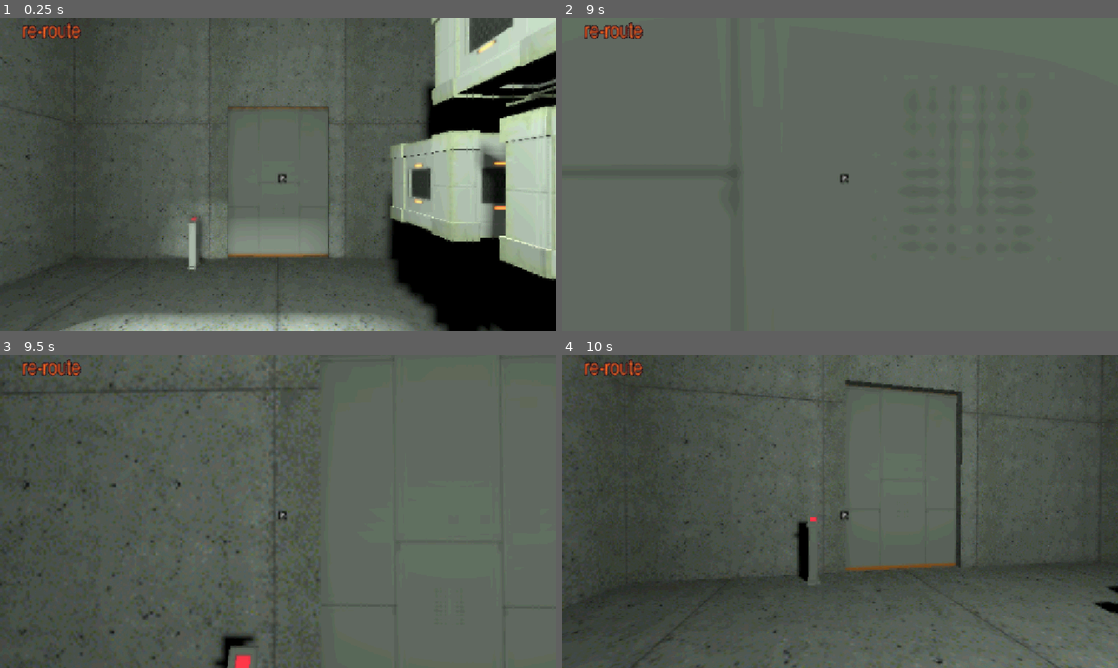
Above: before the commit, frames 1-4 (two rows, left to right).
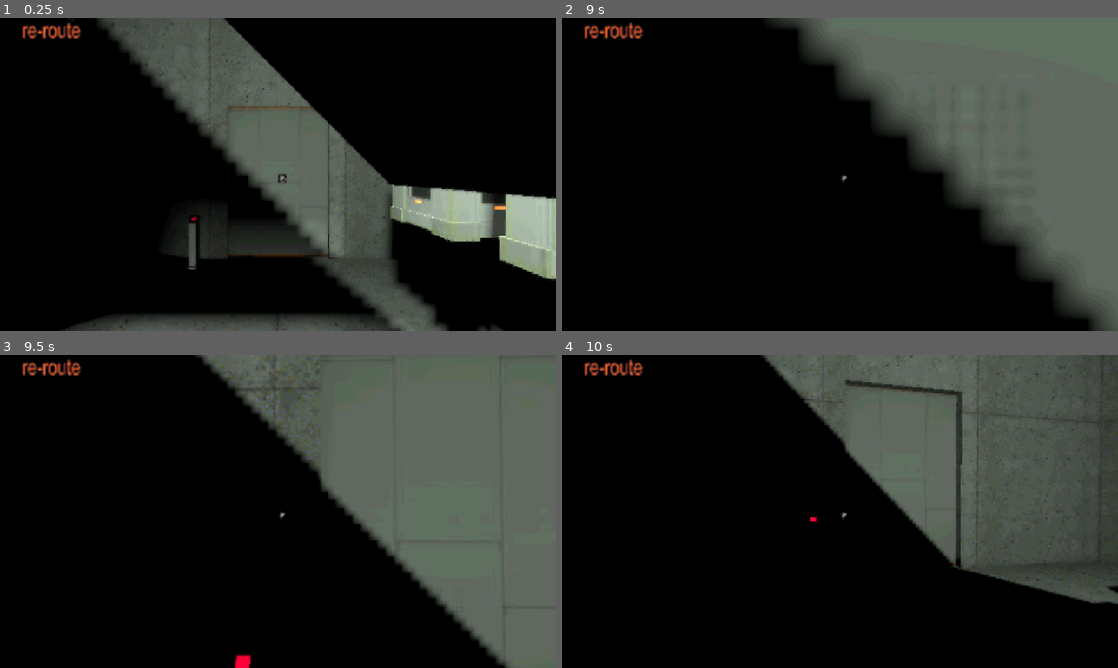
Above: after the commit, the same moments.

Repository: shagower/RE-ROUTE
Game: Godot game, scene res://main.tscn
Same seed, same stepped clock (60 frames per second), same inputs: the game is played once before the commit and once after it.
Inputs (mouse positions are in pixels of both pictures, inside the frame that each line leads up to):
- Up to frame 1 (0.25 s): no input
- Up to frame 2 (9 s): tap Enter at 0.5, 3.5, 5 s; move the mouse to (867, 174) at 0.52 s; hold W (char_up) 0.53-5.78 s; tap Ctrl (char_crouch) at 0.6, 4.35, 8.1 s; tap Space (char_jump) at 0.77, 1.52, 2, 3.02, 3.77, 4.25, 4.52, 5.75, 6.02, 6.77, 7.52 s; move the mouse to (812, 174) at 1.27 s; tap Shift (char_sprint) at 1.35, 5.1, 8.85 s; move the mouse to (851, 168) at 2.02 s; hold E (interact) 2.03-2.78 s; move the mouse to (834, 180) at 2.77 s; click (834, 180) at 2.85 s; move the mouse to (878, 177) at 3.52 s; tap I at 3.6, 7.35 s; move the mouse to (795, 171) at 4.27 s; move the mouse to (845, 174) at 5.02 s; move the mouse to (817, 168) at 5.77 s; hold D (char_right) 5.78-6.53 s; tap E (interact) at 5.85 s; move the mouse to (867, 174) at 6.52 s; press the mouse at (867, 174) at 6.53 s; hold W (char_up) 6.53-8.78 s; move the mouse to (812, 174) at 7.27 s; release the mouse at (812, 174) at 7.28 s; move the mouse to (851, 168) at 8.02 s; move the mouse to (834, 180) at 8.77 s; hold A (char_left) from 8.78 s (still down)
- Up to frame 3 (9.5 s): keep holding A (char_left); tap Space (char_jump) at 9.02 s
- Up to frame 4 (10 s): move the mouse to (878, 514) at 9.52 s; release A (char_left) at 9.53 s; hold W (char_up) from 9.53 s (still down); hold E (interact) from 9.53 s (still down); tap Space (char_jump) at 9.77 s

The runs differ from the first frame. In frame 1, 66% of the frame differs, in the area x 0-100%, y 0-100%; in frame 2, 71%; in frame 3, 63%; in frame 4, 66%.

Commit message:
picle

Diff:
--- a/Assets/Prefabs/bounce_pad.tscn
+++ b/Assets/Prefabs/bounce_pad.tscn
@@ -1,21 +1,33 @@
 [gd_scene format=3 uid="uid://ddn5psgsmgkkj"]
 
 [ext_resource type="Script" uid="uid://dcihonbt58fj3" path="res://Assets/Prefabs/Scripts/bounce_pad.gd" id="1_hqe6q"]
-
-[sub_resource type="BoxMesh" id="BoxMesh_fcrs7"]
-size = Vector3(1, 1, 0.234375)
+[ext_resource type="Material" uid="uid://tqueyobpmejo" path="res://Assets/Materials/bouncepad.tres" id="2_bs1ti"]
+[ext_resource type="Script" uid="uid://botrwft07418o" path="res://rotatepart.gd" id="3_ptibe"]
+[ext_resource type="Material" uid="uid://dw0e8qcxbm2ot" path="res://Assets/Materials/concrete_wall.tres" id="4_hjih1"]
 
 [sub_resource type="BoxShape3D" id="BoxShape3D_oi4gx"]
-size = Vector3(1, 1, 0.24572754)
+size = Vector3(2.634491, 3.2416687, 0.24572754)
+
+[sub_resource type="BoxMesh" id="BoxMesh_uf1ln"]
+
+[sub_resource type="BoxMesh" id="BoxMesh_rufcw"]
+size = Vector3(1, 1.5375977, 2.8935547)
 
 [node name="BouncePad" type="Area3D" unique_id=1966357903 groups=["BouncePad"]]
-transform = Transform3D(1, 0, 0, 0, 0.70710677, -0.70710677, 0, 0.70710677, 0.70710677, 0, 0, 0)
+transform = Transform3D(1, 0, 0, 0, 0.99999994, 0, 0, 0, 0.99999994, 0, 0, 0)
 script = ExtResource("1_hqe6q")
 
-[node name="MeshInstance3D" type="MeshInstance3D" parent="." unique_id=24010834 groups=["BouncePad"]]
-cast_shadow = 0
-mesh = SubResource("BoxMesh_fcrs7")
+[node name="CollisionShape3D" type="CollisionShape3D" parent="." unique_id=828721477 groups=["BouncePad"]]
+transform = Transform3D(1, 0, 0, 0, 0.9999904, 0, 0, 0, 0.9999904, 0.027008057, 0.029206512, -0.0026245099)
+shape = SubResource("BoxShape3D_oi4gx")
 
-[node name="CollisionShape3D" type="CollisionShape3D" parent="." unique_id=828721477 groups=["BouncePad"]]
-transform = Transform3D(1, 0, 0, 0, 1, 0, 0, 0, 1, 0, 0, -0.0026245117)
-shape = SubResource("BoxShape3D_oi4gx")
+[node name="MeshInstance3D2" type="MeshInstance3D" parent="." unique_id=1899185543]
+transform = Transform3D(2.6, 0, 0, 0, 3.1999986, 0, 0, 0, 0.09999992, 0, 0, 0)
+material_override = ExtResource("2_bs1ti")
+mesh = SubResource("BoxMesh_uf1ln")
+script = ExtResource("3_ptibe")
+
+[node name="MeshInstance3D" type="MeshInstance3D" parent="MeshInstance3D2" unique_id=412022247]
+transform = Transform3D(0.048223373, 0, 0, 0, 1, 0, 0, 0, 0.22902773, 0, -0.3062787, -0.03489685)
+material_override = ExtResource("4_hjih1")
+mesh = SubResource("BoxMesh_rufcw")
